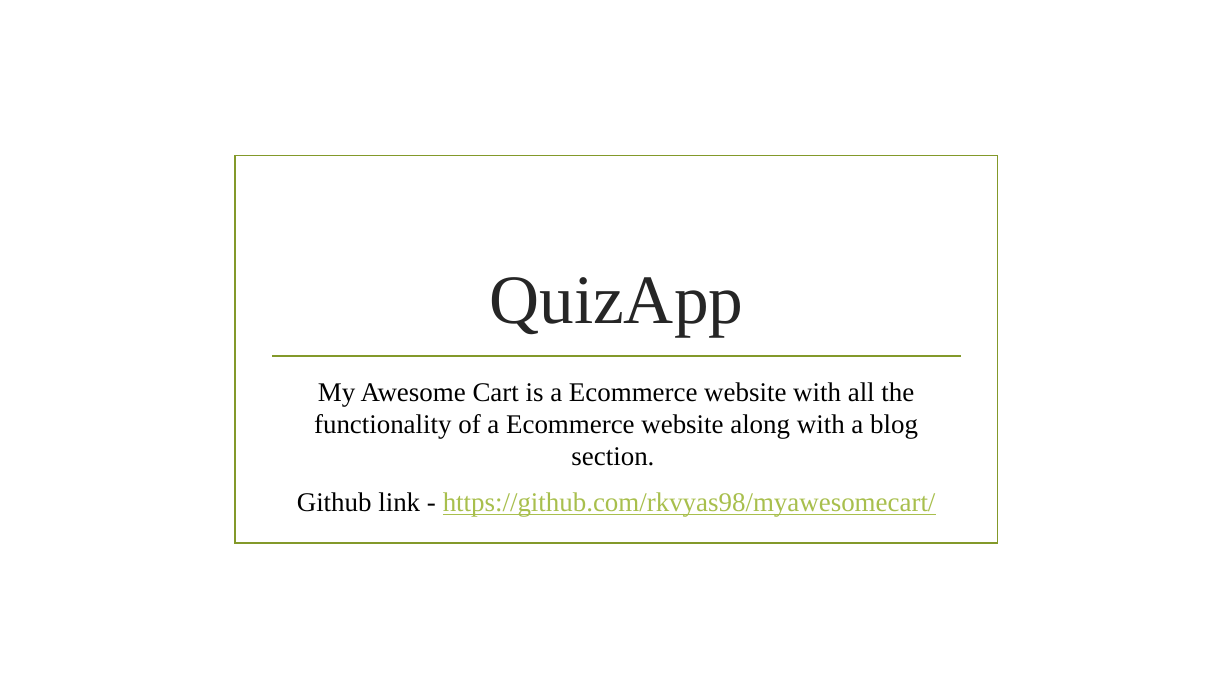
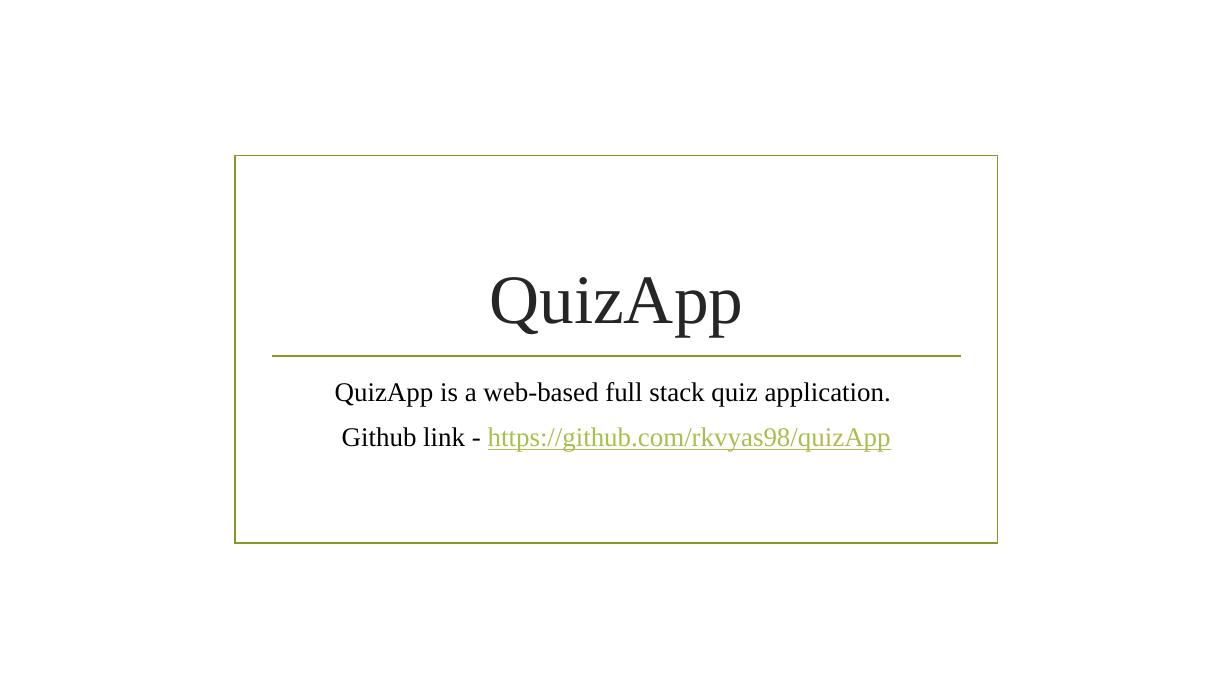
Before and after one commit to rkvyas98/quizApp, a slide deck: slide 2 of QuizApp PPT.pptx. Drawn at 1232x693 pixels with LibreOffice and Linux fonts; fonts in the diff are those of the drawing; background and template pictures are left out. Boxes give left, top, right and bottom in pixels: in the first picture for what was removed or moved away, otherwise in the second. Text is boxed around its words. In the diff, an @@ line names an element or a change of style, - is before the commit and + after.

Commit message:
some edits

```diff
--- a/QuizApp PPT.pptx
+++ b/QuizApp PPT.pptx
@@ subtitle at (335, 382, 891, 452): text changed @@
-My Awesome Cart is a Ecommerce website with all the functionality of a Ecommerce website along with a blog section.
-Github link - https://github.com/rkvyas98/myawesomecart/
+QuizApp is a web-based full stack quiz application.
+Github link - https://github.com/rkvyas98/quizApp
```
Also in this commit, not shown: 4 other slides changed, 4 slides removed.
